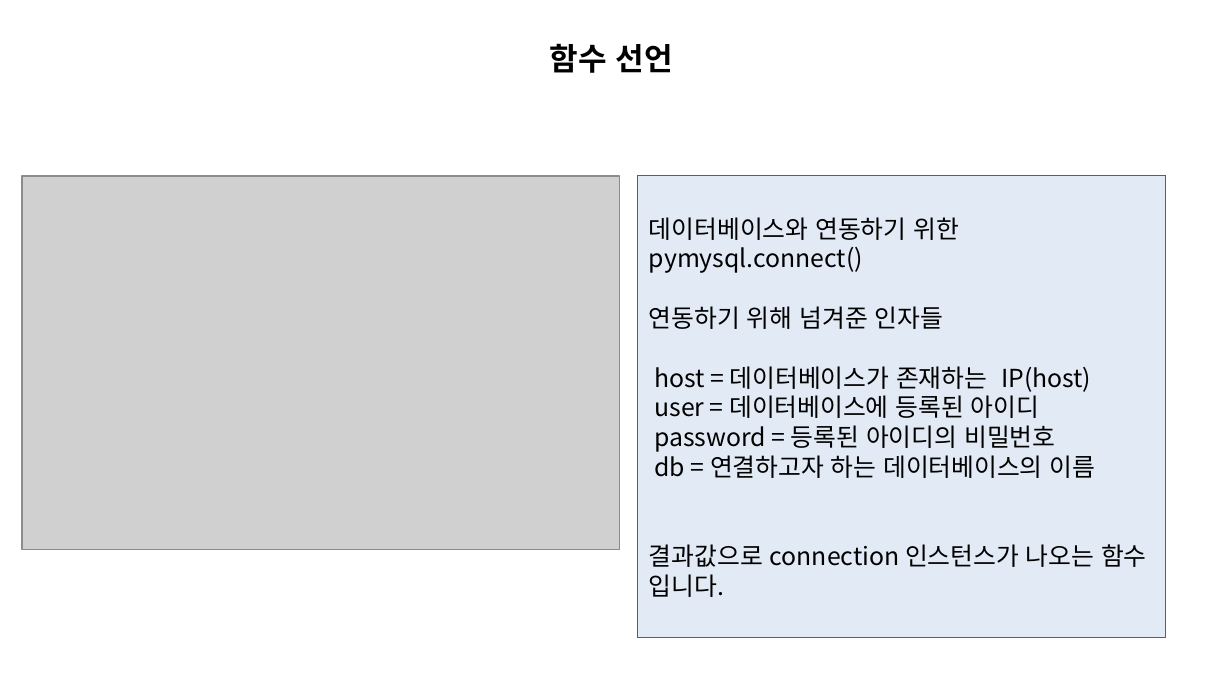
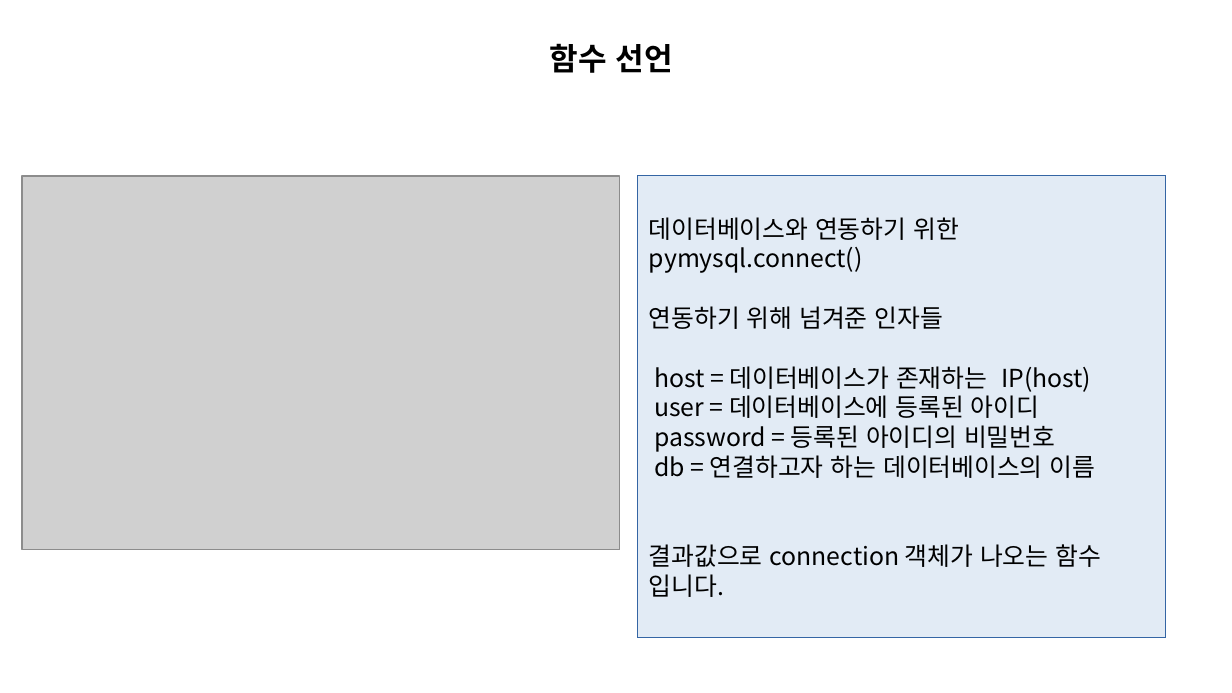
Before and after one commit to deardeer123/workspace_sts, a slide deck: slide 12 of python_study/project_python/파이썬_프로젝트2/파이선발표.pptx (slide 11 before the commit). Drawn at 1232x693 pixels with LibreOffice and Linux fonts; fonts in the diff are those of the drawing; grey boxes stand for pictures. Boxes give left, top, right and bottom in pixels: in the first picture for what was removed or moved away, otherwise in the second. Text is boxed around its words. In the diff, an @@ line names an element or a change of style, - is before the commit and + after.

```diff
--- a/python_study/project_python/파이썬_프로젝트2/파이선발표.pptx
+++ b/python_study/project_python/파이썬_프로젝트2/파이선발표.pptx
@@ text in rectangle at box(649, 544, 1101, 597): text changed @@
-결과값으로 connection 인스턴스가 나오는 함수 입니다.
+결과값으로 connection 객체가 나오는 함수 입니다.
```
Also in this commit, not shown: 10 other slides changed, 4 slides added, 3 slides removed, 15 other files.
